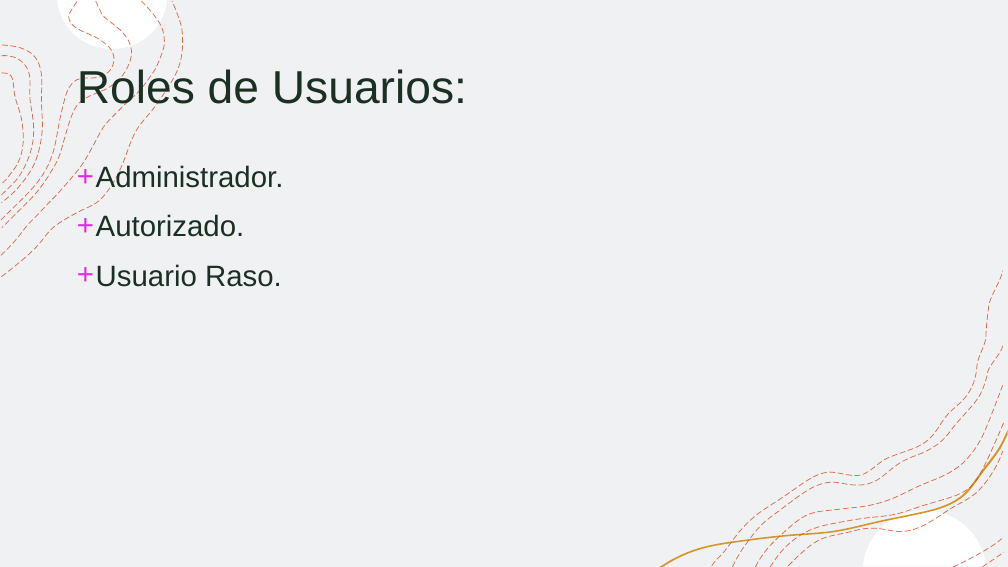
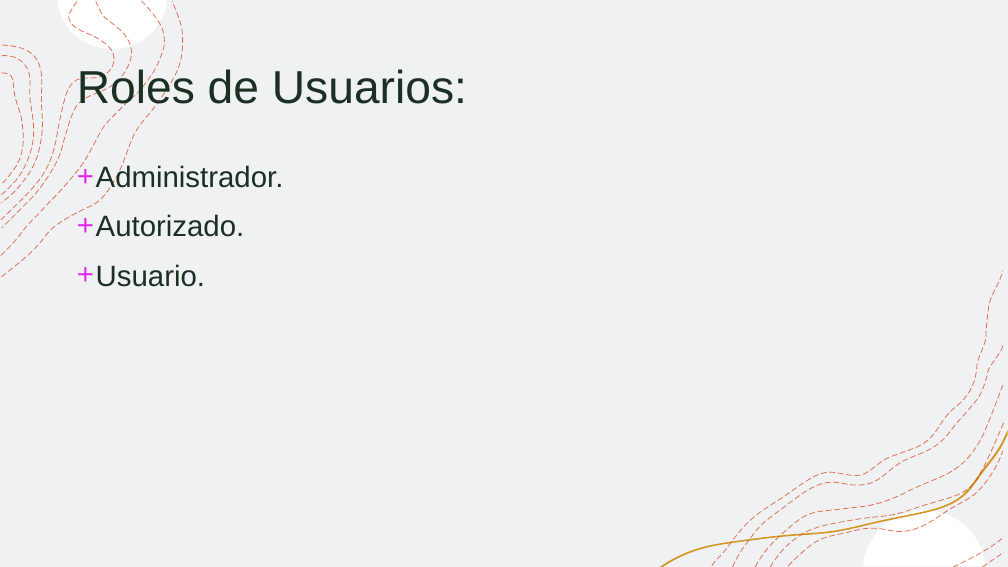
Before and after one commit to maribalo043/ProyectoFinalCurso, a slide deck: slide 7 of PowerPointFinalCurso.pptx (slide 9 before the commit). Drawn at 1008x567 pixels with LibreOffice and Linux fonts; fonts in the diff are those of the drawing. Boxes give left, top, right and bottom in pixels: in the first picture for what was removed or moved away, otherwise in the second. Text is boxed around its words. In the diff, an @@ line names an element or a change of style, - is before the commit and + after.

```diff
--- a/PowerPointFinalCurso.pptx
+++ b/PowerPointFinalCurso.pptx
@@ text at (x1=96, y1=264, x2=205, y2=287): text changed @@
-+ Usuario Raso.
++ Usuario.
```
Also in this commit, not shown: 1 other slide changed, 1 slide added, 4 slides removed, 16 other files.
